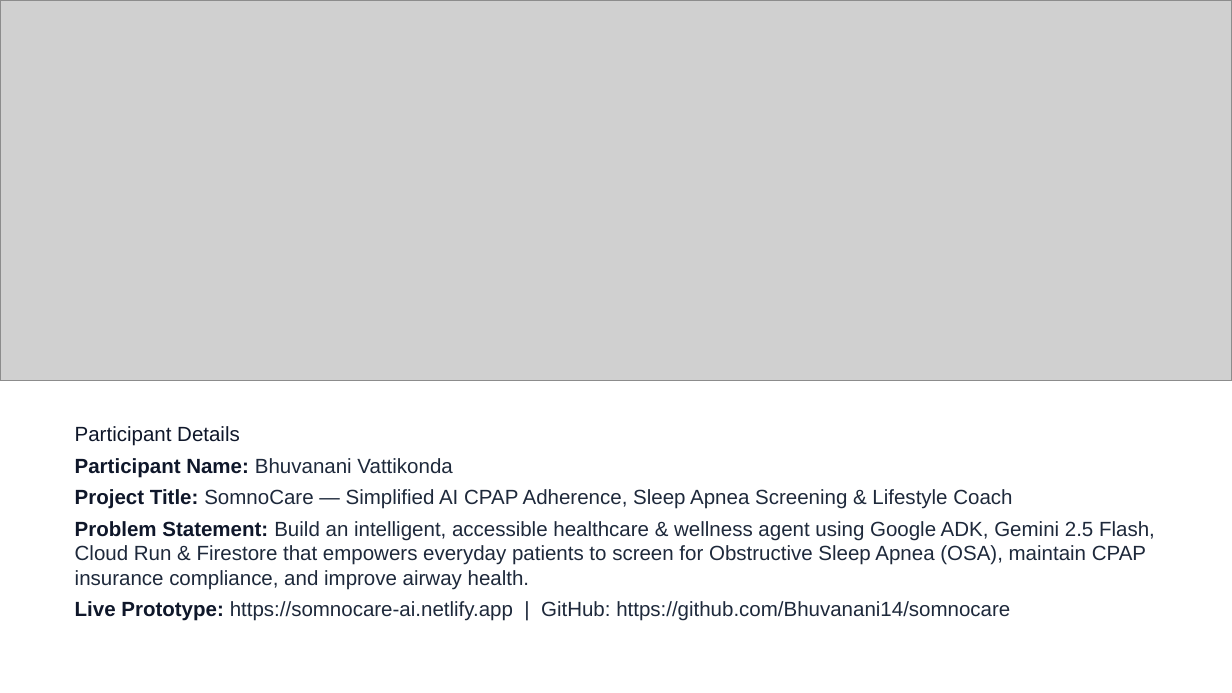
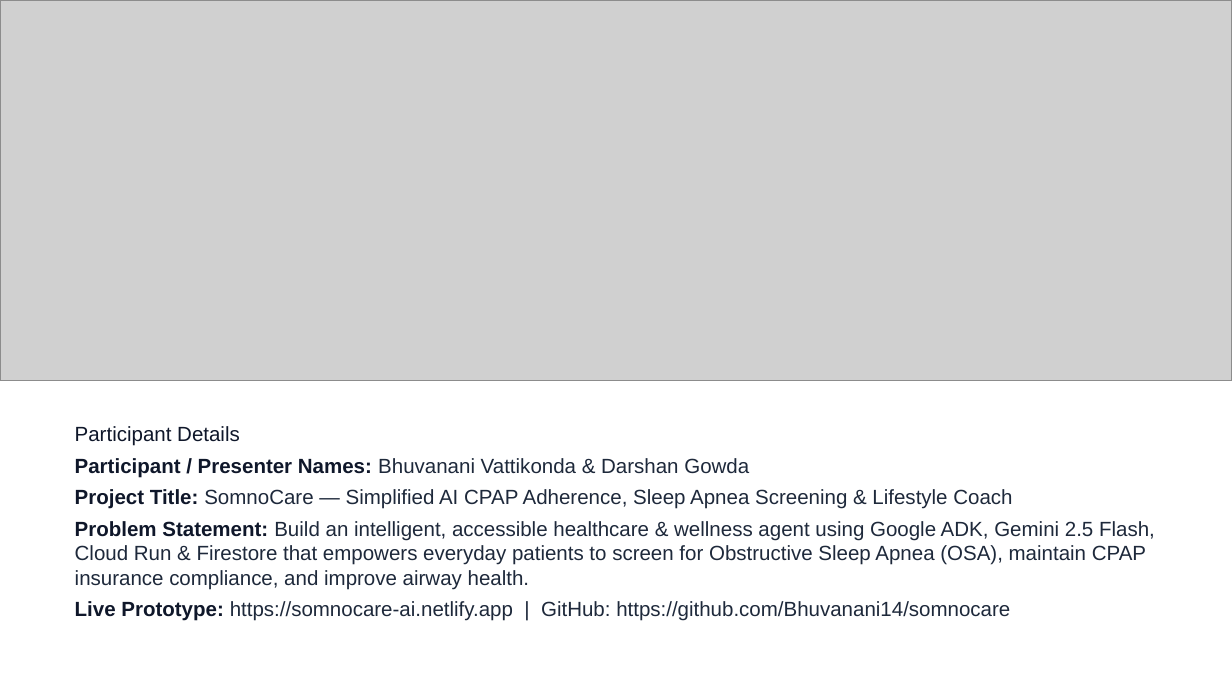
Before and after one commit to Bhuvanani14/buildwithgemini-somnocare, a slide deck: slide 1 of SomnoCare_Pitch_Deck.pptx. Drawn at 1232x693 pixels with LibreOffice and Linux fonts; fonts in the diff are those of the drawing; grey boxes stand for pictures. Boxes give left, top, right and bottom in pixels: in the first picture for what was removed or moved away, otherwise in the second. Text is boxed around its words. In the diff, an @@ line names an element or a change of style, - is before the commit and + after.

Commit message:
chore(deck): add Darshan Gowda to Presenter/Participant names in PPTX and PDF

```diff
--- a/SomnoCare_Pitch_Deck.pptx
+++ b/SomnoCare_Pitch_Deck.pptx
@@ text at (x1=75, y1=458, x2=749, y2=478): text changed @@
-Participant Name: Bhuvanani Vattikonda
+Participant / Presenter Names: Bhuvanani Vattikonda & Darshan Gowda
```
Also in this commit, not shown: 5 other files.
